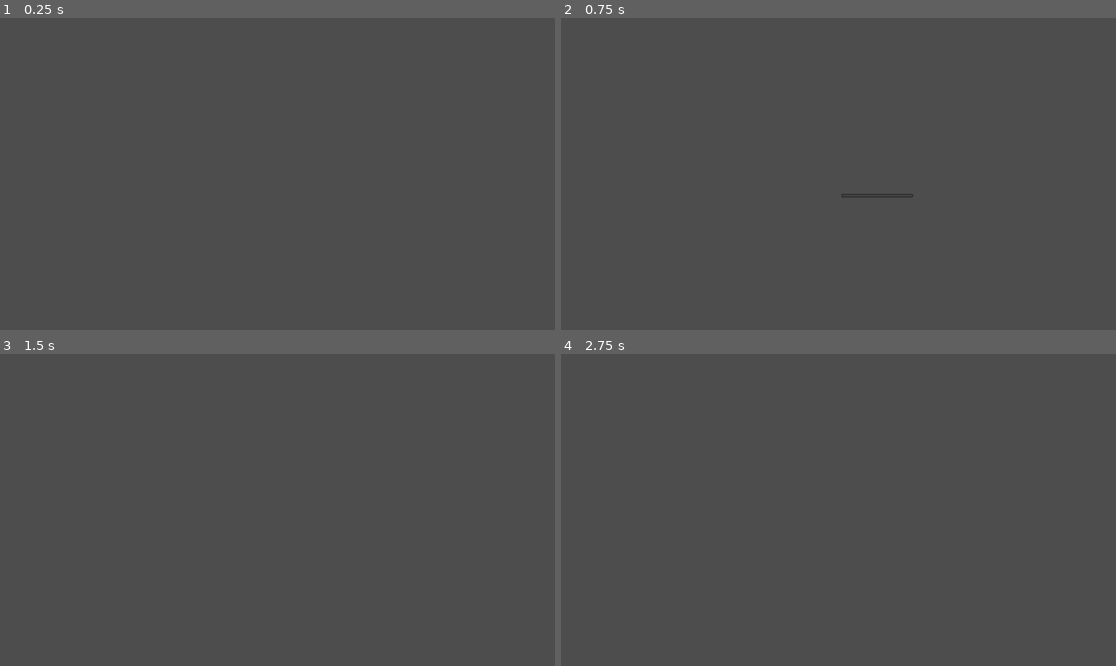
Above: before the commit, frames 1-4 (two rows, left to right).
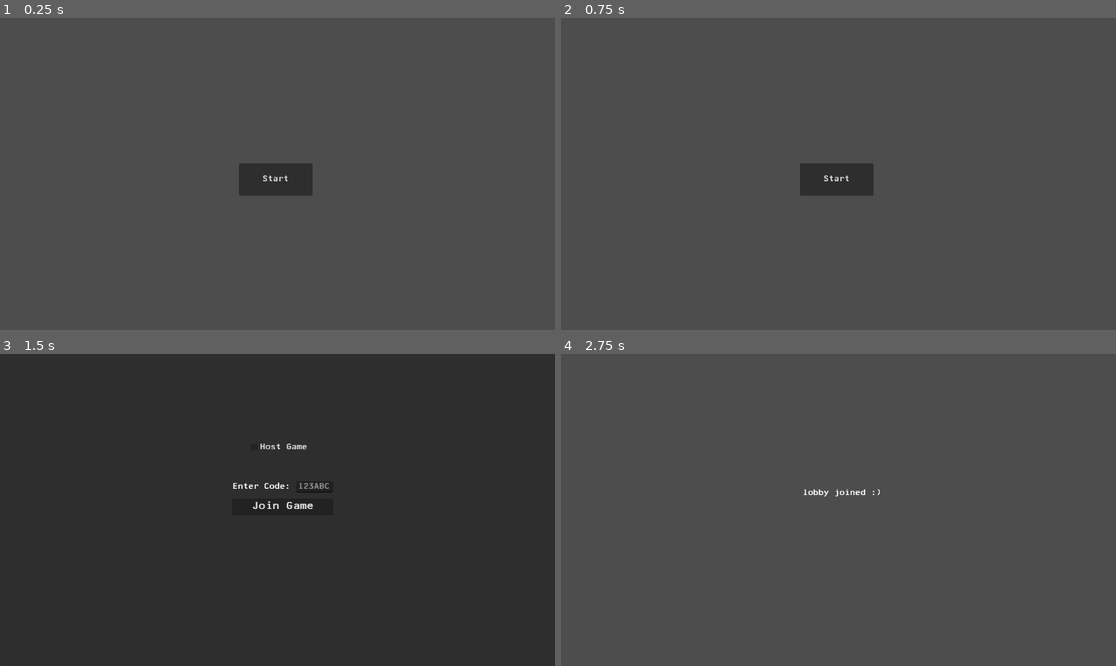
Above: after the commit, the same moments.

Repository: jTendeck/copsnrobbazjam
Game: Godot game, scene res://scenes/ui/mainMenu.tscn
The game is run twice, just before and just after one commit, with the same random seed, the same clock (stepped at 60 frames per second) and the same inputs. This scene is started directly instead of the project's main scene.
Inputs (mouse positions are in pixels of both pictures, inside the frame that each line leads up to):
- Up to frame 1 (0.25 s): no input
- Up to frame 2 (0.75 s): click (877, 186) at 0.52 s
- Up to frame 3 (1.5 s): click (277, 516) at 1.25 s, where only the run after the commit has a clickable "Start"
- Up to frame 4 (2.75 s): click (844, 506) at 2 s, where only the run after the commit has a clickable "Join Game"

The runs differ from the first frame. In frame 1, 1.3% of the frame differs, in the area x 43-57%, y 46-57%; in frame 2, 1.4%; in frame 3, 100%, in the area x 0-100%, y 0-100%; in frame 4, 0.1%.

Commit message:
made wiring work

Diff:
--- /dev/null
+++ b/main_menu.gd
@@ -0,0 +1,8 @@
+extends Control
+
+@onready var lobby_menu = load("res://scenes/ui/lobby.tscn").instantiate()
+
+func _on_start_game_button_up() -> void:
+	get_tree().root.add_child(lobby_menu)
+	get_tree().current_scene.queue_free()
+	get_tree().current_scene = lobby_menu
--- a/scenes/ui/mainMenu.tscn
+++ b/scenes/ui/mainMenu.tscn
@@ -1,4 +1,6 @@
-[gd_scene load_steps=0 format=3 uid="uid://bij44d2g6n3x7"]
+[gd_scene load_steps=2 format=3 uid="uid://cbbfpylemd7j3"]
+
+[ext_resource type="Script" uid="uid://dy8p3aq02high" path="res://main_menu.gd" id="1_ph80j"]
 
 [node name="MainMenu" type="Control"]
 layout_mode = 3
@@ -7,18 +9,14 @@
 anchor_bottom = 1.0
 grow_horizontal = 2
 grow_vertical = 2
+script = ExtResource("1_ph80j")
 
-[node name="MenuButton" type="MenuButton" parent="."]
-layout_mode = 1
-anchors_preset = -1
-anchor_left = 0.5
-anchor_top = 0.5
-anchor_right = 0.652
-anchor_bottom = 0.695
-offset_left = 6.0
-offset_top = 13.0
-offset_right = -20.104
-offset_bottom = -85.36
-grow_horizontal = 2
-grow_vertical = 2
-switch_on_hover = true
+[node name="StartGame" type="Button" parent="."]
+layout_mode = 0
+offset_left = 496.0
+offset_top = 302.0
+offset_right = 649.0
+offset_bottom = 369.0
+text = "Start"
+
+[connection signal="button_up" from="StartGame" to="." method="_on_start_game_button_up"]
--- /dev/null
+++ b/scenes/ui/placeholder_hosted.tscn
@@ -0,0 +1,10 @@
+[gd_scene format=3 uid="uid://cw6gq3olq1b1v"]
+
+[node name="PlaceholderHosted" type="Node2D"]
+
+[node name="RichTextLabel" type="RichTextLabel" parent="."]
+offset_left = 490.0
+offset_top = 368.0
+offset_right = 741.0
+offset_bottom = 448.0
+text = "LOBBY HOSTED :)"
--- /dev/null
+++ b/scenes/ui/placeholder_joined_lobby.tscn
@@ -0,0 +1,10 @@
+[gd_scene format=3 uid="uid://c6yk7twjjlqq4"]
+
+[node name="PlaceholderJoinedLobby" type="Node2D"]
+
+[node name="RichTextLabel" type="RichTextLabel" parent="."]
+offset_left = 502.0
+offset_top = 281.0
+offset_right = 735.0
+offset_bottom = 355.0
+text = "lobby joined :)"
--- a/scripts/lobby.gd
+++ b/scripts/lobby.gd
@@ -8,6 +8,8 @@
 @onready var button_sound = $ButtonSound
 @onready var key_sound = load("res://assets/sound/sfx/key_hit.wav")
 
+@onready var hosted_game_scene = load("res://scenes/ui/placeholder_hosted.tscn").instantiate()
+@onready var joined_game_scene = load("res://scenes/ui/placeholder_joined_lobby.tscn").instantiate()
 var is_hosting = false
 
 
@@ -89,8 +91,15 @@
 
 	if is_hosting:
 
+		get_tree().root.add_child(hosted_game_scene)
+		get_tree().current_scene.queue_free()
+		get_tree().current_scene = hosted_game_scene
+
 		SignalManager.host_game_pressed.emit()
 
 	else:
 
+		get_tree().root.add_child(joined_game_scene)
+		get_tree().current_scene.queue_free()
+		get_tree().current_scene = joined_game_scene
 		SignalManager.join_game_pressed.emit()
--- a/scripts/pause_menu.gd
+++ b/scripts/pause_menu.gd
@@ -1,5 +1,11 @@
 extends Control
 
+@onready var game_scene = load("res://scenes/main.tscn").instantiate()
 
 func _on_resume_button_button_up() -> void:
+
 	SignalManager.resume_game_pressed.emit()
+
+	get_tree().root.add_child(game_scene)
+	get_tree().current_scene.queue_free()
+	get_tree().current_scene = game_scene
Not shown, added: main_menu.gd.uid
Not shown, added: d
